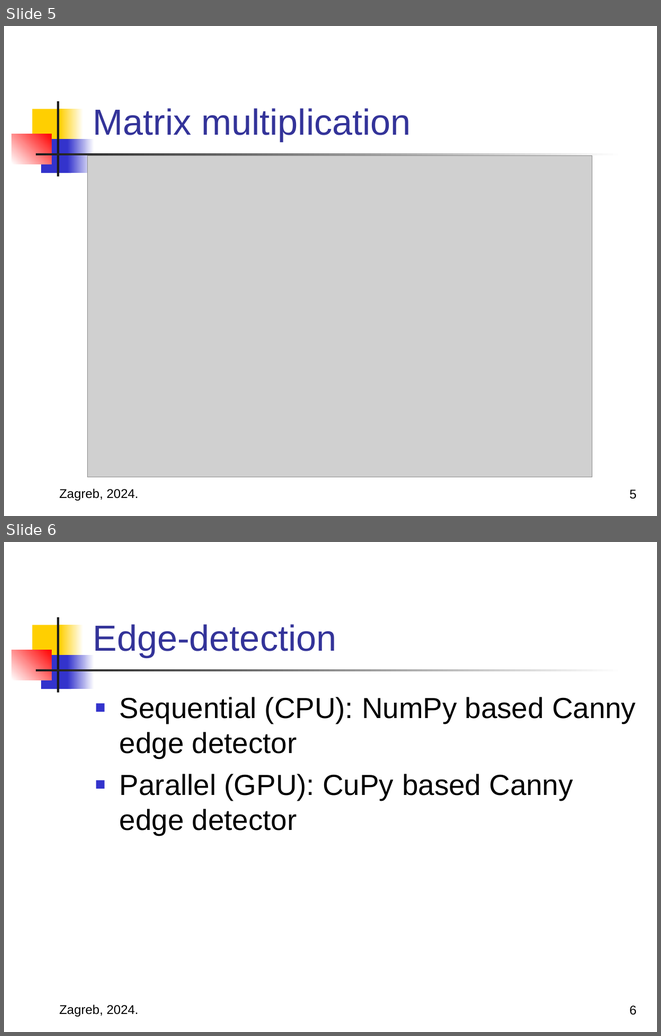
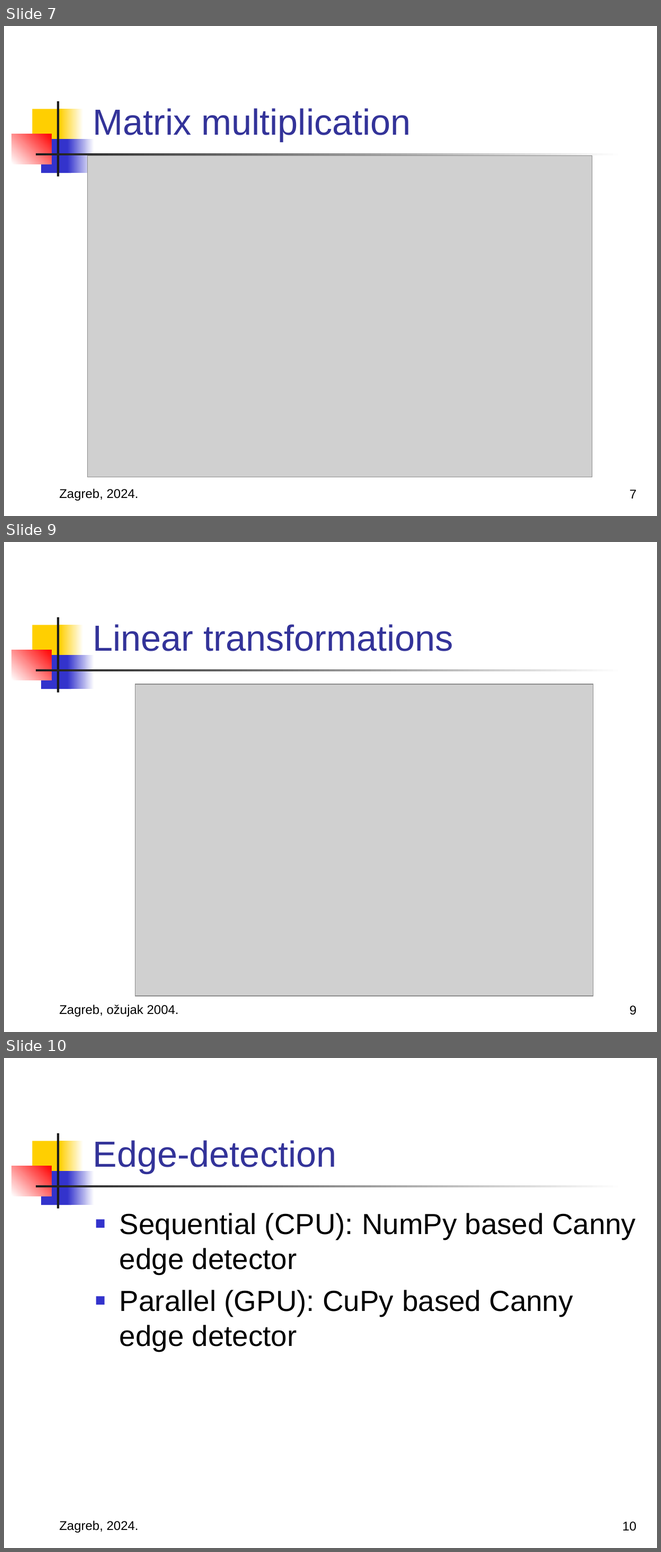
Before and after one commit to MarkoHaralovic/parallel-img-proc, a slide deck: prezentacija.ppt. Shown one above the other, each under a label of ours: slides 5 and 6 before the commit, slides 7, 9 and 10 after it; the slides between them are not shown. The pictures are 661x1036 and 661x1552 pixels, drawn with LibreOffice and Linux fonts; fonts in the diff are those of the drawing; grey boxes stand for pictures. Boxes give left, top, right and bottom in pixels: in the first picture for what was removed or moved away, otherwise in the second. Text is boxed around its words. In the diff, an @@ line names an element or a change of style, - is before the commit and + after.

```diff
--- a/prezentacija.ppt
+++ b/prezentacija.ppt
@@ slide 9 added at [4, 542, 657, 1032], background #FFFFFF; not listed: 7 template elements that a slide beside it also shows @@
@@ title added at [93, 624, 453, 651], 40 pt, text #333399 @@
+Linear transformations
@@ picture added at [135, 685, 593, 996] @@
@@ text added at [59, 1004, 179, 1016], 14 pt, text #000000 @@
+Zagreb, ožujak 2004.
@@ page number added at [629, 1005, 636, 1015], 14 pt, text #000000 @@
+9
@@ what was slide 5 is now slide 7 @@
@@ page number at [629, 489, 636, 498]: text changed @@
-5
+7
@@ what was slide 6 is now slide 10 @@
@@ page number at [623, 1521, 637, 1531]: text changed @@
-6
+10
```
Also in this commit, not shown: 2 slides changed, 4 other slides added.
